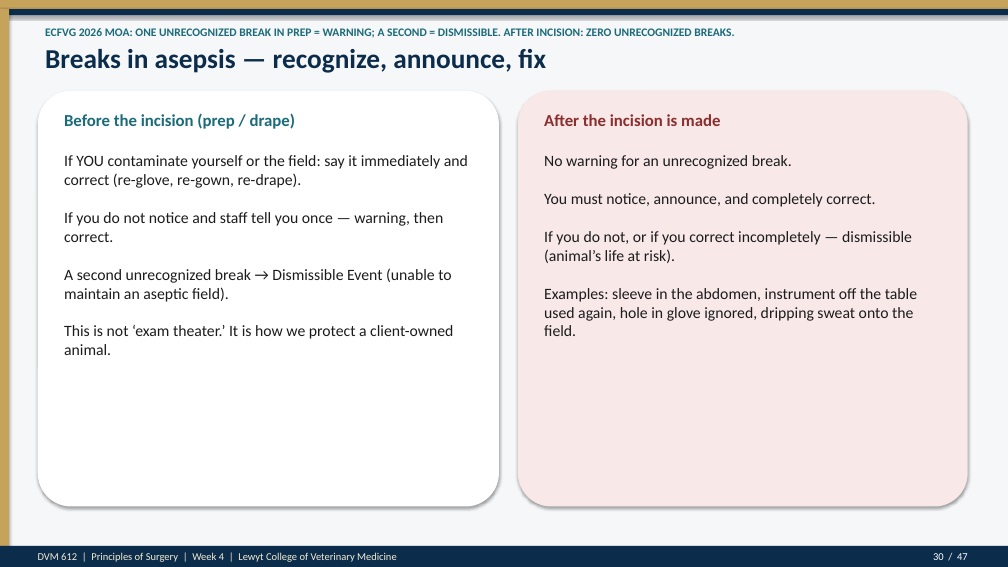
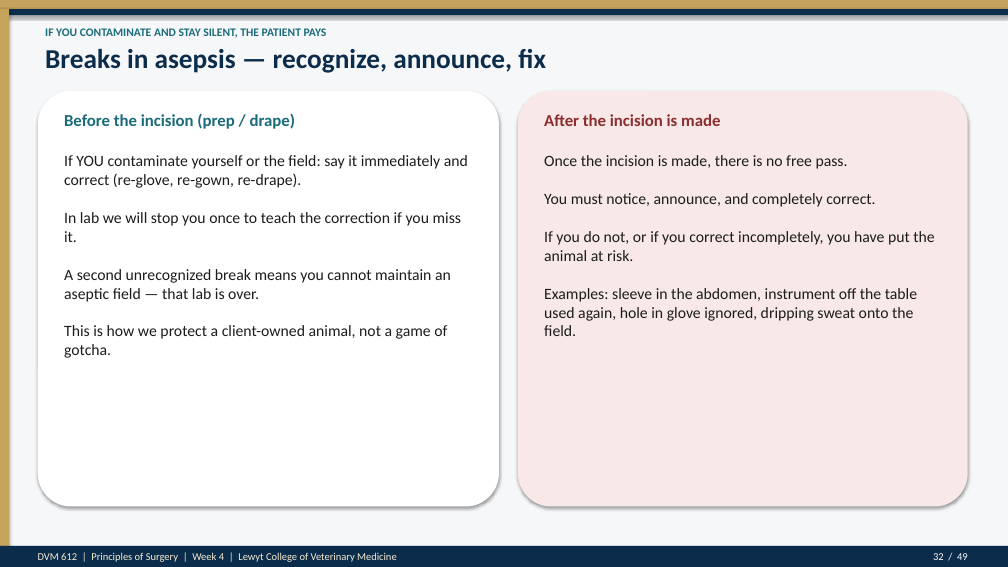
Before and after one commit to drkimvet/happycare, a slide deck: slide 32 of lectures/DVM-612_Week4_Preop_PatientPrep_Postop.pptx (slide 30 before the commit). Drawn at 1008x567 pixels with LibreOffice and Linux fonts; fonts in the diff are those of the drawing. Boxes give left, top, right and bottom in pixels: in the first picture for what was removed or moved away, otherwise in the second. Text is boxed around its words. In the diff, an @@ line names an element or a change of style, - is before the commit and + after.

```diff
--- a/lectures/DVM-612_Week4_Preop_PatientPrep_Postop.pptx
+++ b/lectures/DVM-612_Week4_Preop_PatientPrep_Postop.pptx
@@ text at [45, 28, 327, 38]: text changed @@
-ECFVG 2026 MOA: ONE UNRECOGNIZED BREAK IN PREP = WARNING; A SECOND = DISMISSIBLE. AFTER INCISION: ZERO UNRECOGNIZED BREAKS.
+IF YOU CONTAMINATE AND STAY SILENT, THE PATIENT PAYS
@@ text at [64, 155, 468, 358]: text changed @@
-If YOU contaminate yourself or the field: say it immediately and correct (re-glove, re-gown, re-drape).
-If you do not notice and staff tell you once — warning, then correct.
-A second unrecognized break → Dismissible Event (unable to maintain an aseptic field).
-This is not ‘exam theater.’ It is how we protect a client-owned animal.
+If YOU contaminate yourself or the field: say it immediately and correct (re-glove, re-gown, re-drape).
+In lab we will stop you once to teach the correction if you miss it.
+A second unrecognized break means you cannot maintain an aseptic field — that lab is over.
+This is how we protect a client-owned animal, not a game of gotcha.
@@ text at [544, 155, 934, 336]: text changed @@
-No warning for an unrecognized break.
-You must notice, announce, and completely correct.
-If you do not, or if you correct incompletely — dismissible (animal’s life at risk).
-Examples: sleeve in the abdomen, instrument off the table used again, hole in glove ignored, dripping sweat onto the field.
+Once the incision is made, there is no free pass.
+You must notice, announce, and completely correct.
+If you do not, or if you correct incompletely, you have put the animal at risk.
+Examples: sleeve in the abdomen, instrument off the table used again, hole in glove ignored, dripping sweat onto the field.
@@ text at [933, 553, 968, 560]: text changed @@
-30 / 47
+32 / 49
```
Also in this commit, not shown: 46 other slides changed, 2 slides added, 2 other files.
